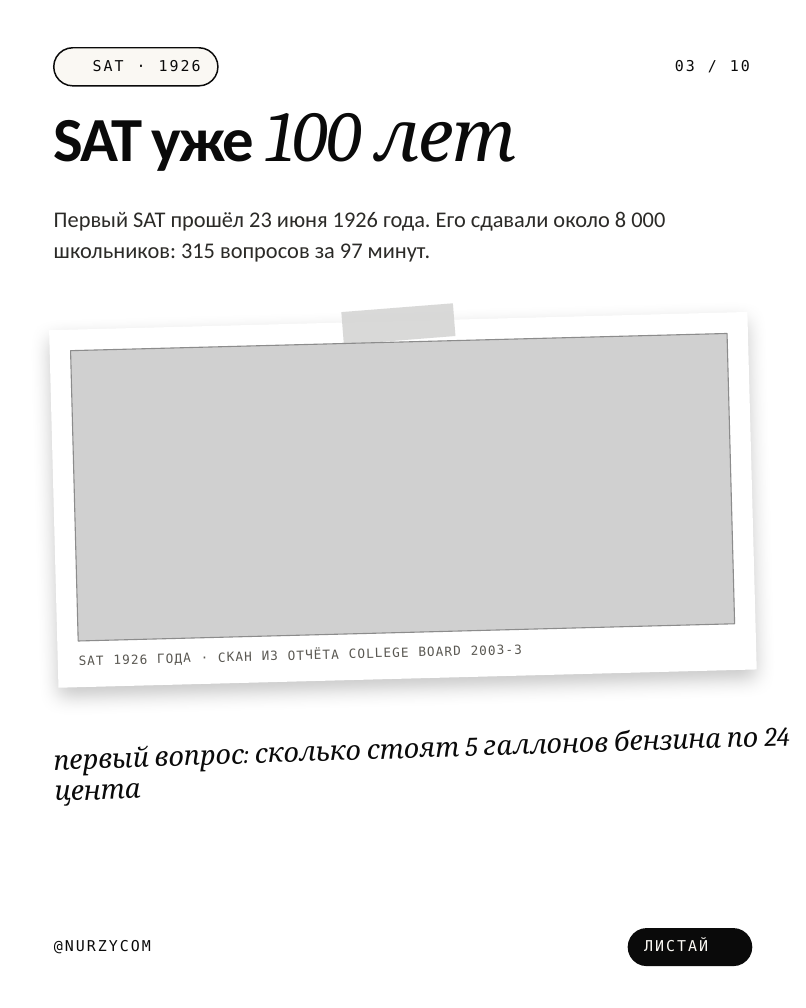
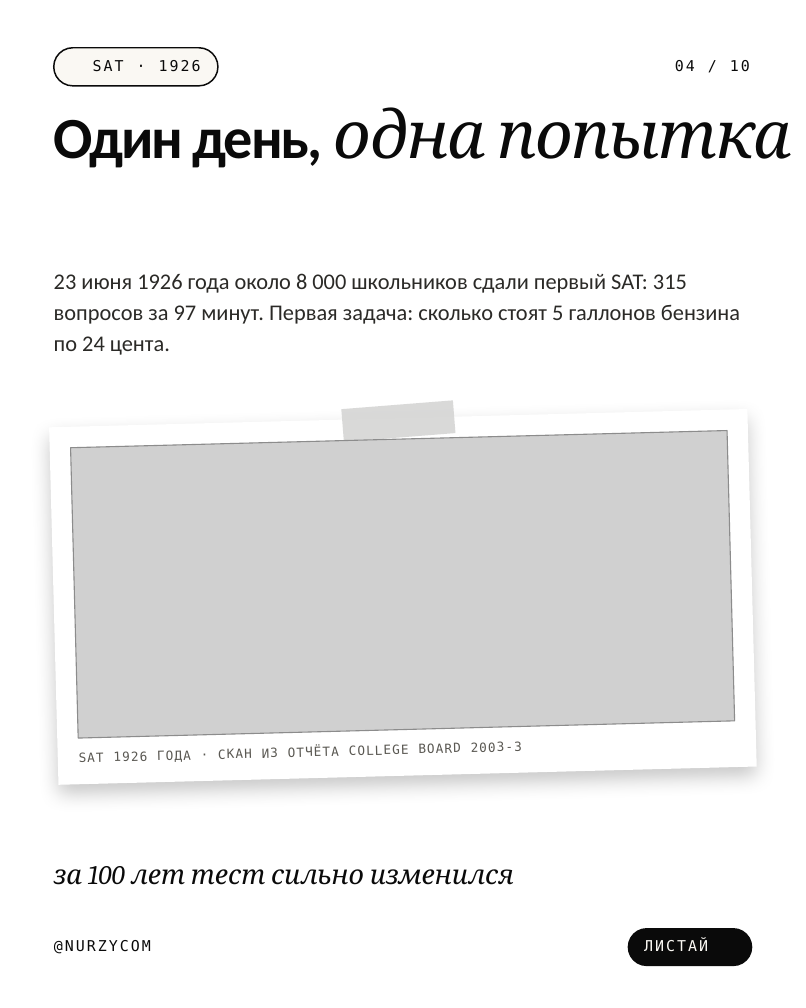
Before and after one commit to galiandojonathan-ship-it1/nurzycom_brand, a slide deck: slide 4 of social/pptx/sat-superscore.pptx (slide 3 before the commit). Drawn at 806x1008 pixels with LibreOffice and Linux fonts; fonts in the diff are those of the drawing; grey boxes stand for pictures; background and template pictures are left out. Boxes give left, top, right and bottom in pixels: in the first picture for what was removed or moved away, otherwise in the second. Text is boxed around its words. In the diff, an @@ line names an element or a change of style, - is before the commit and + after.

```diff
--- a/social/pptx/sat-superscore.pptx
+++ b/social/pptx/sat-superscore.pptx
@@ text at box(675, 60, 750, 72): text changed @@
-03 / 10
+04 / 10
@@ text removed at box(54, 113, 517, 171) @@
-SAT уже 100 лет
@@ text added at box(54, 107, 791, 168), 44 pt, text #0A0A0A, italic @@
+Один день, одна попытка
@@ text at box(54, 273, 740, 355): text changed @@
-Первый SAT прошёл 23 июня 1926 года. Его сдавали около 8 000 школьников: 315 вопросов за 97 минут.
+23 июня 1926 года около 8 000 школьников сдали первый SAT: 315 вопросов за 97 минут. Первая задача: сколько стоят 5 галлонов бензина по 24 цента.
@@ 2 rectangles, 1 picture, 1 text: place and size @@
-2 rectangles, 1 picture, 1 text at box(49, 303, 757, 688)
+2 rectangles, 1 picture, 1 text at box(49, 400, 757, 785)
@@ text removed at box(54, 745, 244, 806) @@
-первый вопрос: сколько стоят 5 галлонов бензина по 24 цента
@@ text added at box(54, 866, 514, 885), 18 pt, text #0A0A0A, italic @@
+за 100 лет тест сильно изменился
```
Also in this commit, not shown: 8 other slides changed, 1 slide added, 1 slide removed, 21 other files.
